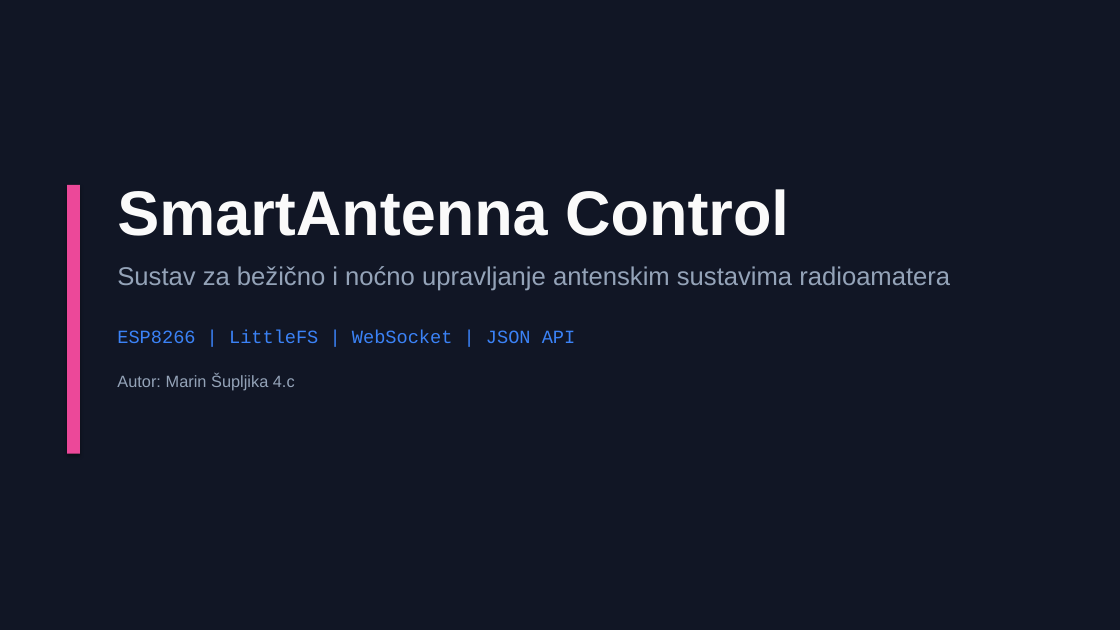
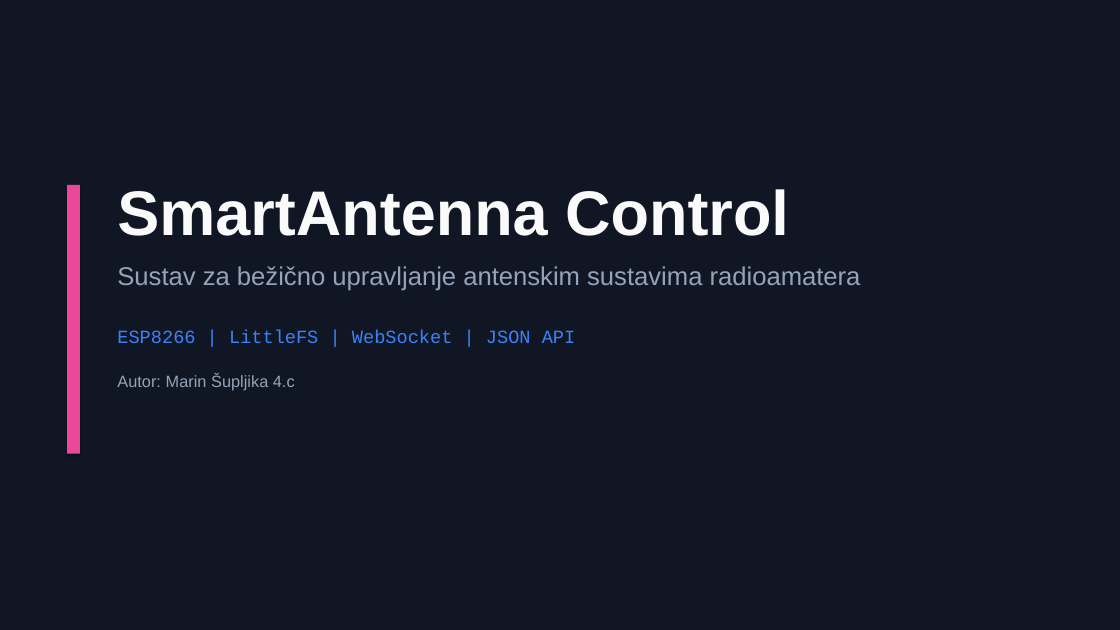
Before and after one commit to MaNir007/ESP8266-SmartAntenna-Control-sustav-za-be-i-no-upravljanje-antenskim-sustavima-radioamatera, a slide deck: slide 1 of SmartAntenna Control/docs/SmartAntenna_Control_Prezentacija.pptx. Drawn at 1120x630 pixels with LibreOffice and Linux fonts; fonts in the diff are those of the drawing. Boxes give left, top, right and bottom in pixels: in the first picture for what was removed or moved away, otherwise in the second. Text is boxed around its words. In the diff, an @@ line names an element or a change of style, - is before the commit and + after.

Commit message:
Azuriranje prezentacije i dokumentacije / Update presentation and documentation

```diff
--- a/SmartAntenna Control/docs/SmartAntenna_Control_Prezentacija.pptx
+++ b/SmartAntenna Control/docs/SmartAntenna_Control_Prezentacija.pptx
@@ text at (x1=117, y1=266, x2=861, y2=291): text changed @@
-Sustav za bežično i noćno upravljanje antenskim sustavima radioamatera
+Sustav za bežično upravljanje antenskim sustavima radioamatera
```
Also in this commit, not shown: 2 other files.
